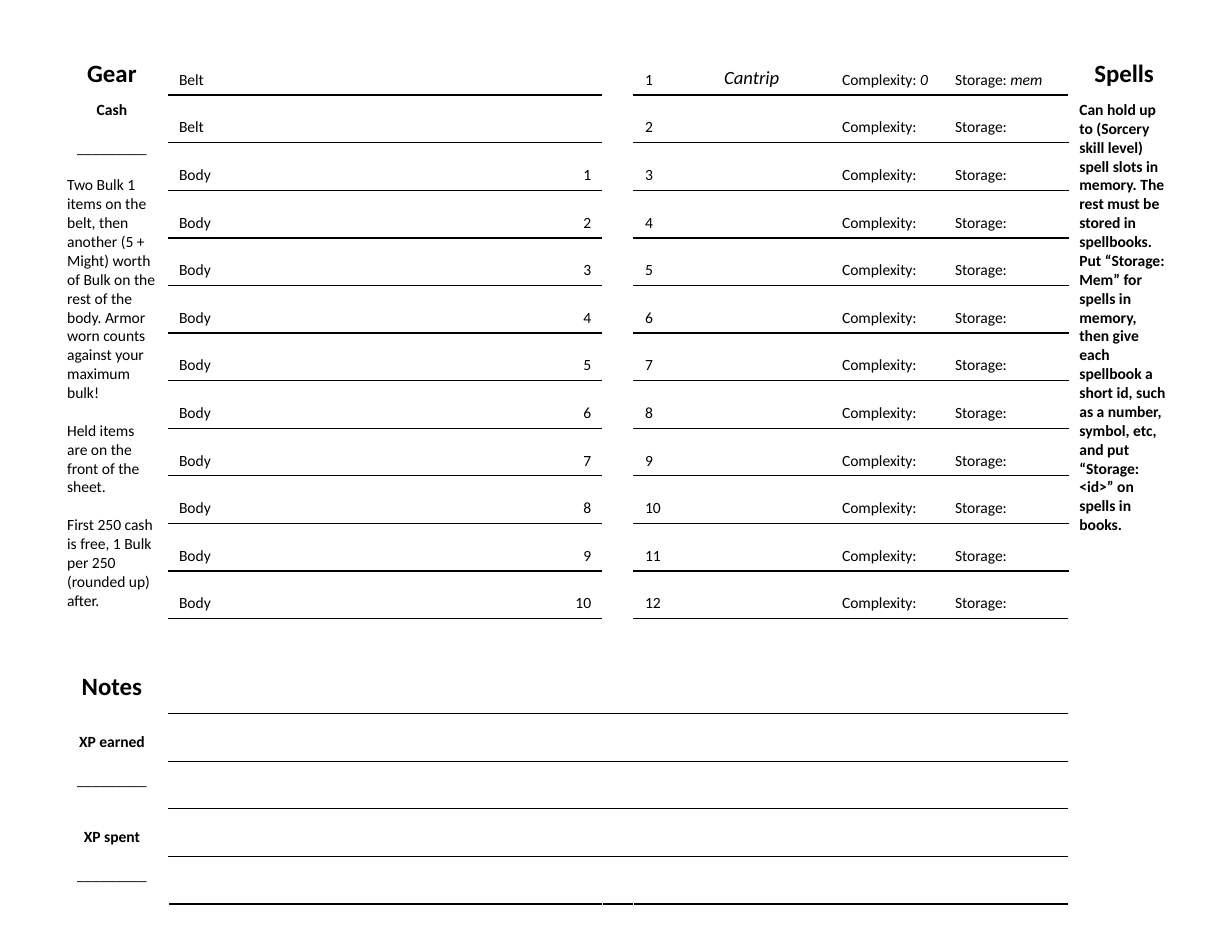
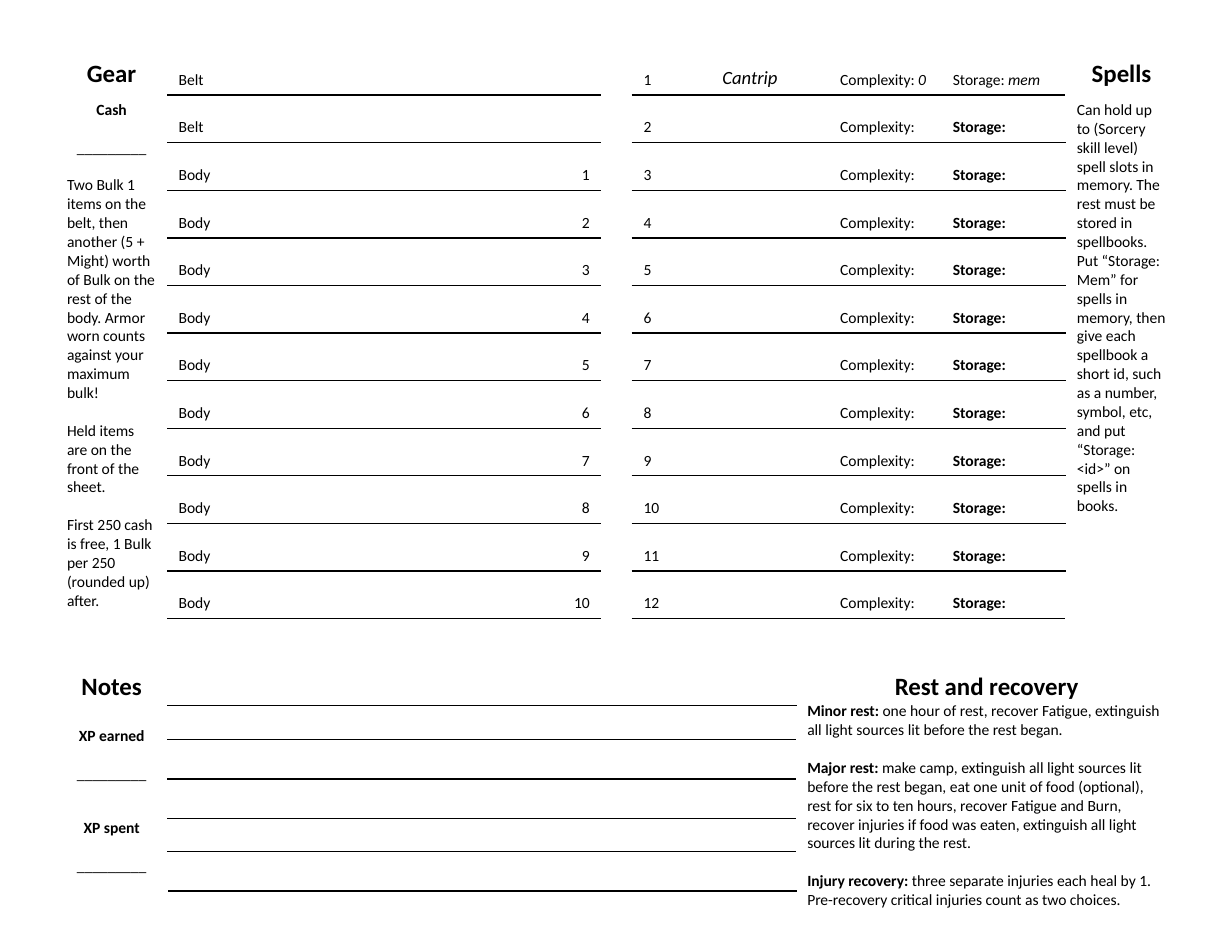
Before and after one commit to jewelpit/Ikaros, a slide deck: slide 2 of Ikaros CS.pptx. Drawn at 1232x952 pixels with LibreOffice and Linux fonts; fonts in the diff are those of the drawing. Boxes give left, top, right and bottom in pixels: in the first picture for what was removed or moved away, otherwise in the second. Text is boxed around its words. In the diff, an @@ line names an element or a change of style, - is before the commit and + after.

Commit message:
Added more detail to the character sheet.

```diff
--- a/Ikaros CS.pptx
+++ b/Ikaros CS.pptx
@@ table at (0,0,1232,952) @@
- |  |  |  |  |  |  |  |  |  | 
- | Gear | Belt |  |  | 1 | Cantrip | Complexity: 0 | Storage: mem | Spells | 
- | Cash / _________ / Two Bulk 1 items on the belt, then another (5 + Might) worth of Bulk on the rest of the body. Armor worn counts against your maximum bulk! / Held items are on the front of the sheet. / First 250 cash is free, 1 Bulk per 250 (rounded up) after. | Belt |  |  | 2 |  | Complexity: | Storage: | Can hold up to (Sorcery skill level) spell slots in memory. The rest must be stored in spellbooks. Put “Storage: Mem” for spells in memory, then give each spellbook a short id, such as a number, symbol, etc, and put “Storage: <id>” on spells in books. | 
- |  | Body | 1 |  | 3 |  | Complexity: | Storage: |  | 
- |  | Body | 2 |  | 4 |  | Complexity: | Storage: |  | 
- |  | Body | 3 |  | 5 |  | Complexity: | Storage: |  | 
- |  | Body | 4 |  | 6 |  | Complexity: | Storage: |  | 
- |  | Body | 5 |  | 7 |  | Complexity: | Storage: |  | 
- |  | Body | 6 |  | 8 |  | Complexity: | Storage: |  | 
- |  | Body | 7 |  | 9 |  | Complexity: | Storage: |  | 
- |  | Body | 8 |  | 10 |  | Complexity: | Storage: |  | 
- |  | Body | 9 |  | 11 |  | Complexity: | Storage: |  | 
- |  | Body | 10 |  | 12 |  | Complexity: | Storage: |  | 
- |  |  |  |  |  |  |  |  |  | 
- | Notes |  |  |  |  |  |  |  |  | 
- | XP earned / _________ |  |  |  |  |  |  |  |  | 
- |  |  |  |  |  |  |  |  |  | 
- | XP spent / _________ |  |  |  |  |  |  |  |  | 
- |  |  |  |  |  |  |  |  |  | 
- |  |  |  |  |  |  |  |  |  | 
+ |  |  |  |  |  |  |  |  |  |  | 
+ | Gear | Belt |  |  | 1 | Cantrip |  | Complexity: 0 | Storage: mem | Spells | 
+ | Cash / _________ / Two Bulk 1 items on the belt, then another (5 + Might) worth of Bulk on the rest of the body. Armor worn counts against your maximum bulk! / Held items are on the front of the sheet. / First 250 cash is free, 1 Bulk per 250 (rounded up) after. | Belt |  |  | 2 |  |  | Complexity: | Storage: | Can hold up to (Sorcery skill level) spell slots in memory. The rest must be stored in spellbooks. Put “Storage: Mem” for spells in memory, then give each spellbook a short id, such as a number, symbol, etc, and put “Storage: <id>” on spells in books. | 
+ |  | Body | 1 |  | 3 |  |  | Complexity: | Storage: |  | 
+ |  | Body | 2 |  | 4 |  |  | Complexity: | Storage: |  | 
+ |  | Body | 3 |  | 5 |  |  | Complexity: | Storage: |  | 
+ |  | Body | 4 |  | 6 |  |  | Complexity: | Storage: |  | 
+ |  | Body | 5 |  | 7 |  |  | Complexity: | Storage: |  | 
+ |  | Body | 6 |  | 8 |  |  | Complexity: | Storage: |  | 
+ |  | Body | 7 |  | 9 |  |  | Complexity: | Storage: |  | 
+ |  | Body | 8 |  | 10 |  |  | Complexity: | Storage: |  | 
+ |  | Body | 9 |  | 11 |  |  | Complexity: | Storage: |  | 
+ |  | Body | 10 |  | 12 |  |  | Complexity: | Storage: |  | 
+ |  |  |  |  |  |  |  |  |  |  | 
+ | Notes |  |  |  |  |  | Rest and recovery / Minor rest: one hour of rest, recover Fatigue, extinguish all light sources lit before the rest began. / Major rest: make camp, extinguish all light sources lit before the rest began, eat one unit of food (optional), rest for six to ten hours, recover Fatigue and Burn, recover injuries if food was eaten, extinguish all light sources lit during the rest. / Injury recovery: three separate injuries each heal by 1. Pre-recovery critical injuries count as two choices. |  |  |  | 
+ |  |  |  |  |  |  |  |  |  |  | 
+ | XP earned / _________ |  |  |  |  |  |  |  |  |  | 
+ |  |  |  |  |  |  |  |  |  |  | 
+ |  |  |  |  |  |  |  |  |  |  | 
+ |  |  |  |  |  |  |  |  |  |  | 
+ | XP spent / _________ |  |  |  |  |  |  |  |  |  | 
+ |  |  |  |  |  |  |  |  |  |  | 
+ |  |  |  |  |  |  |  |  |  |  | 
+ |  |  |  |  |  |  |  |  |  |  | 
+ |  |  |  |  |  |  |  |  |  |  | 
```
Also in this commit, not shown: 1 other slide changed.
